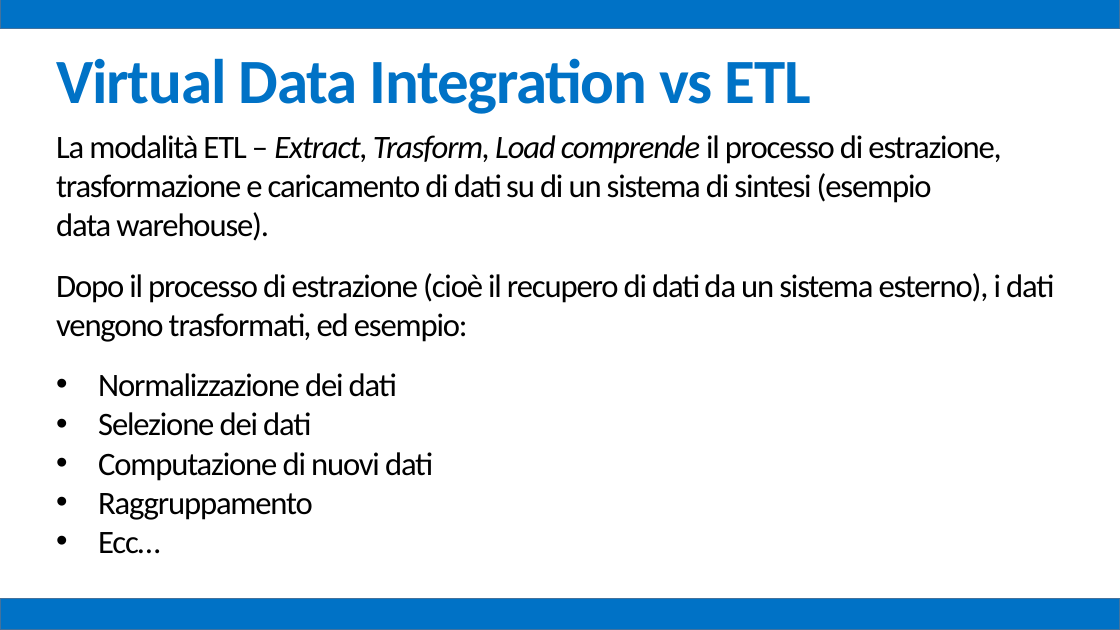
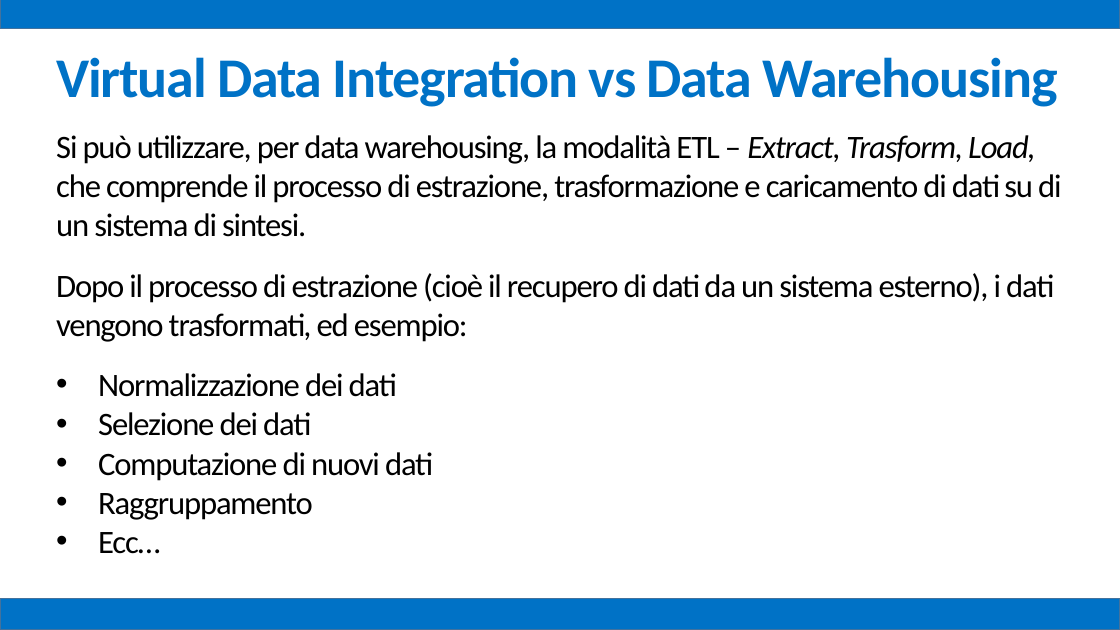
Before and after one commit to mz1991/ProgettoFebbraio2015, a slide deck: slide 67 of Febbraio 2015.pptx (slide 64 before the commit). Drawn at 1120x630 pixels with LibreOffice and Linux fonts; fonts in the diff are those of the drawing. Boxes give left, top, right and bottom in pixels: in the first picture for what was removed or moved away, otherwise in the second. Text is boxed around its words. In the diff, an @@ line names an element or a change of style, - is before the commit and + after.

```diff
--- a/Febbraio 2015.pptx
+++ b/Febbraio 2015.pptx
@@ text at (x1=56, y1=57, x2=1058, y2=107): text changed; size 54 to 48 pt @@
-Virtual Data Integration vs ETL
+Virtual Data Integration vs Data Warehousing
@@ text at (x1=56, y1=135, x2=1061, y2=237): text changed @@
-La modalità ETL – Extract, Trasform, Load comprende il processo di estrazione, trasformazione e caricamento di dati su di un sistema di sintesi (esempio
-data warehouse).
+Si può utilizzare, per data warehousing, la modalità ETL – Extract, Trasform, Load, che comprende il processo di estrazione, trasformazione e caricamento di dati su di un sistema di sintesi.
```
Also in this commit, not shown: 7 other slides changed, 4 slides added.
